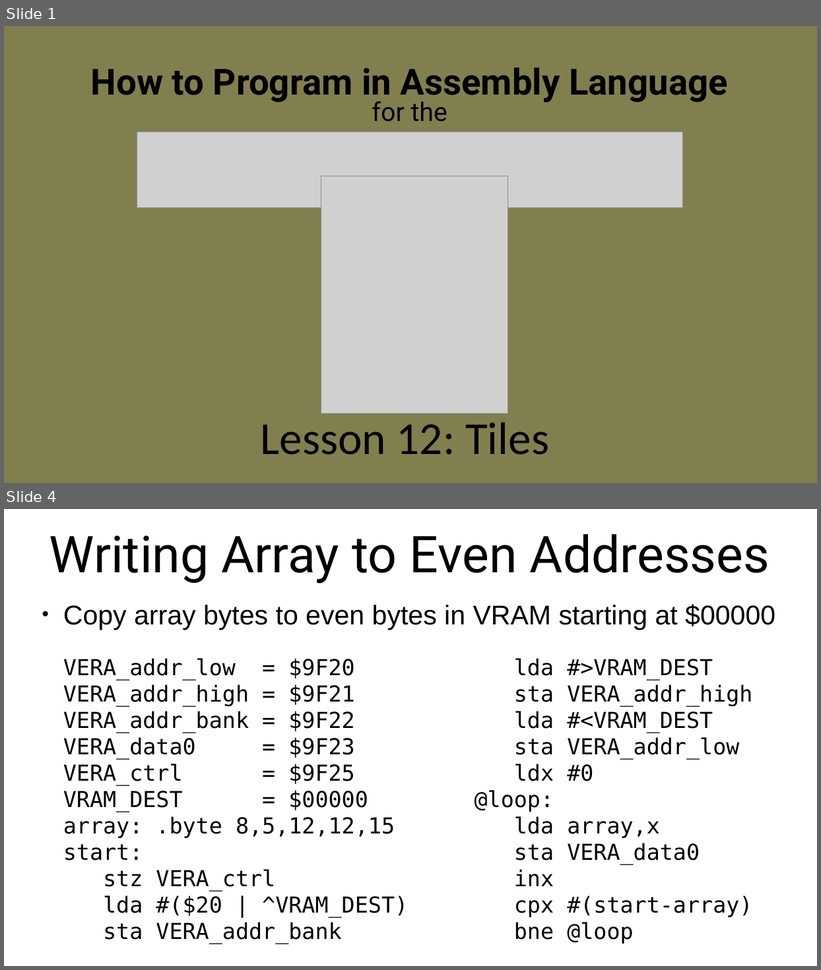
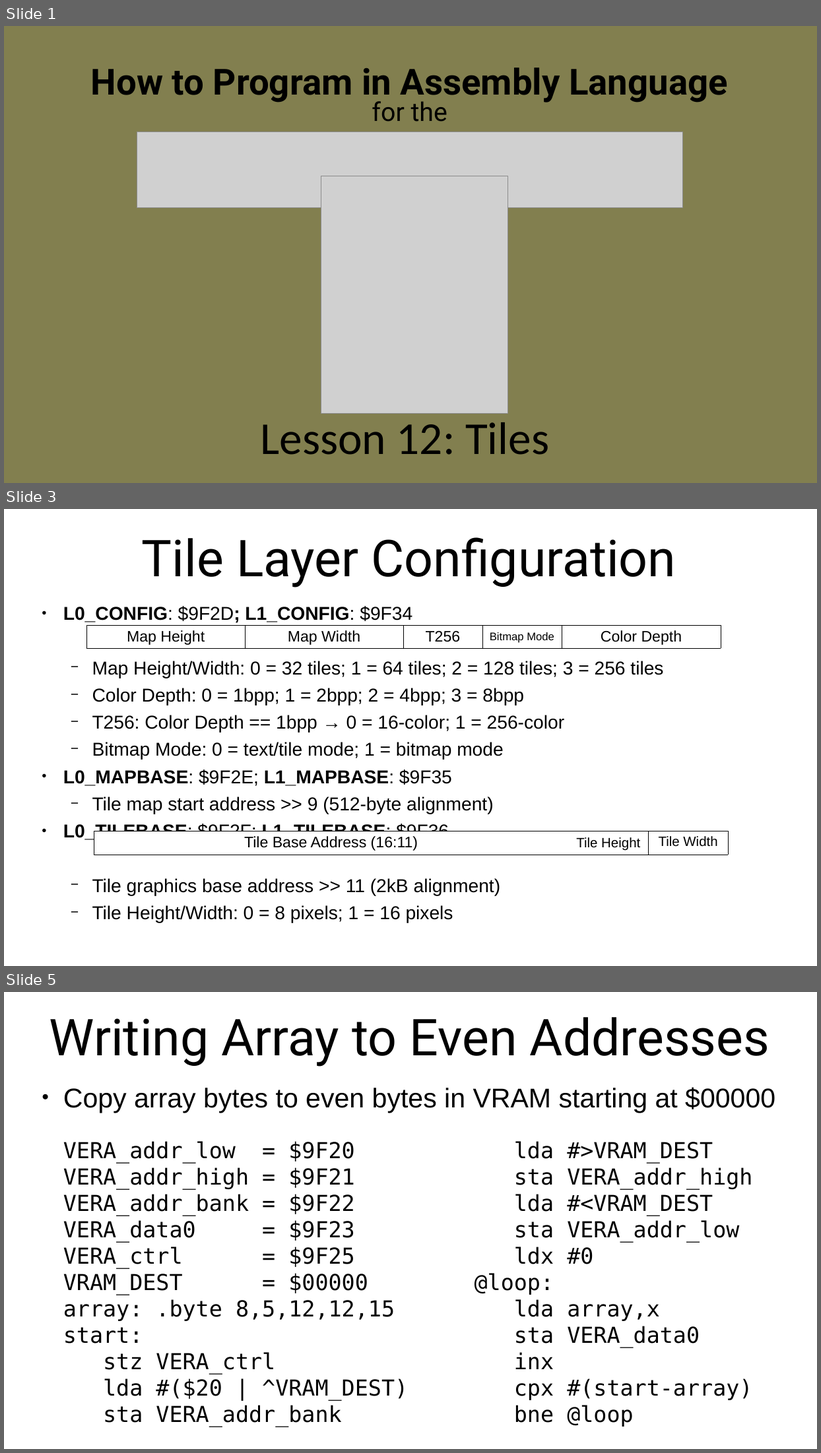
Before and after one commit to SlithyMatt/x16-assembly-tutorial, a slide deck: Lesson12/Lesson12.odp. Shown one above the other, each under a label of ours: slides 1 and 4 before the commit, slides 1, 3 and 5 after it; the slides between them are not shown. The pictures are 821x970 and 821x1453 pixels, drawn with LibreOffice and Linux fonts; fonts in the diff are those of the drawing; grey boxes stand for pictures. Boxes give left, top, right and bottom in pixels: in the first picture for what was removed or moved away, otherwise in the second. Text is boxed around its words. In the diff, an @@ line names an element or a change of style, - is before the commit and + after.

```diff
--- a/Lesson12/Lesson12.odp
+++ b/Lesson12/Lesson12.odp
@@ slide 3 added at (4, 509, 817, 966), background #FFFFFF @@
@@ title added at (142, 537, 677, 588), 60 pt, text #000000 @@
+Tile Layer Configuration
@@ text added at (63, 606, 663, 923), 22 pt, text #000000 @@
+● L0_CONFIG: $9F2D; L1_CONFIG: $9F34
+  − Map Height/Width: 0 = 32 tiles; 1 = 64 tiles; 2 = 128 tiles; 3 = 256 tiles
+  − Color Depth: 0 = 1bpp; 1 = 2bpp; 2 = 4bpp; 3 = 8bpp
+  − T256: Color Depth == 1bpp → 0 = 16-color; 1 = 256-color
+  − Bitmap Mode: 0 = text/tile mode; 1 = bitmap mode
+● L0_MAPBASE: $9F2E; L1_MAPBASE: $9F35
+  − Tile map start address >> 9 (512-byte alignment)
+● L0_TILEBASE: $9F2F; L1_TILEBASE: $9F36
+  − Tile graphics base address >> 11 (2kB alignment)
+  − Tile Height/Width: 0 = 8 pixels; 1 = 16 pixels
@@ table added at (87, 625, 722, 648), 1 rows, 5 columns @@
+Map Height | Map Width | T256 | Bitmap Mode | Color Depth
@@ table added at (94, 831, 729, 926), 1 rows, 3 columns @@
+Tile Base Address (16:11) | Tile Height | Tile Width
@@ what was slide 4 is now slide 5 @@
```
Also in this commit, not shown: 2 other slides added, 3 slides removed, 2 other files.
